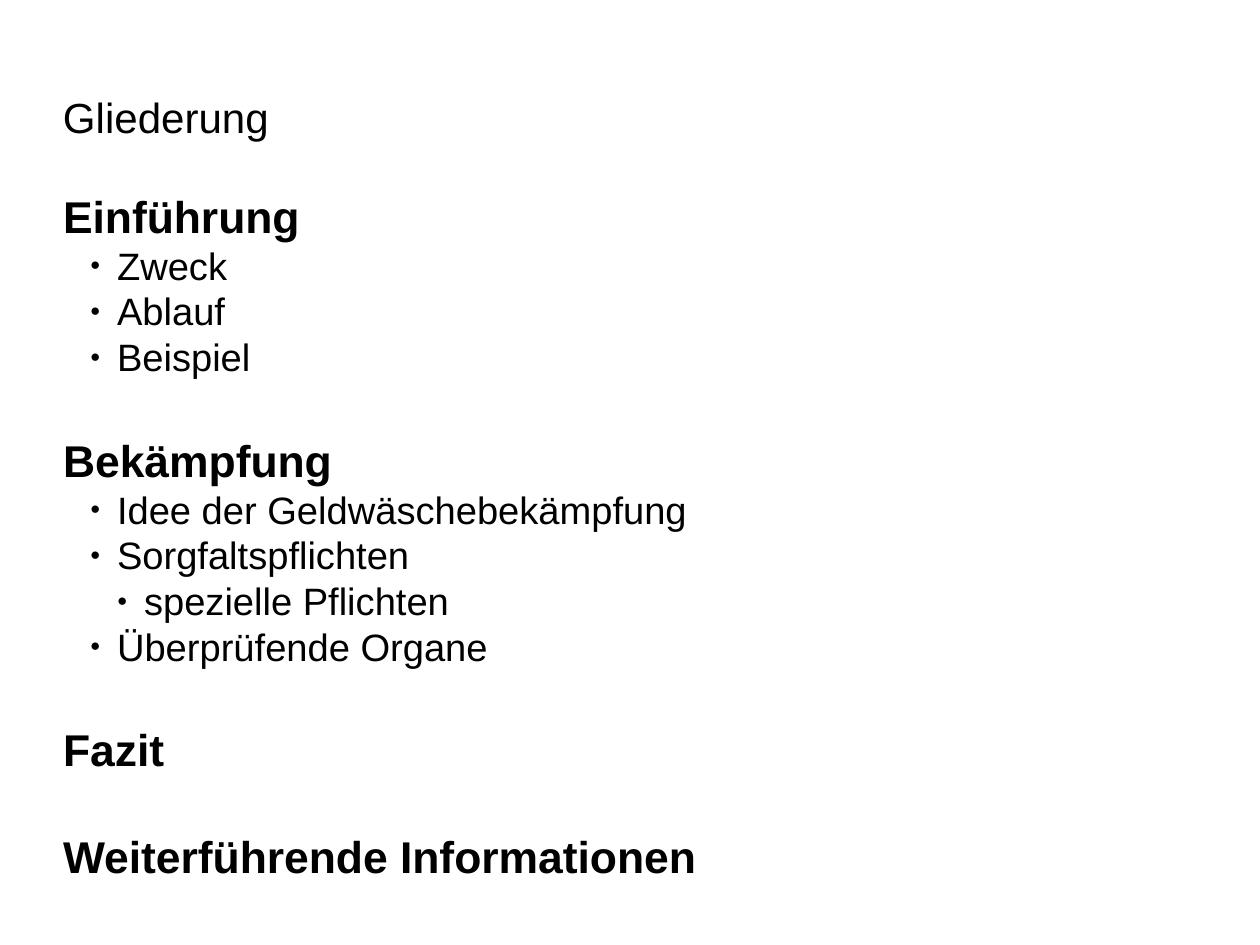
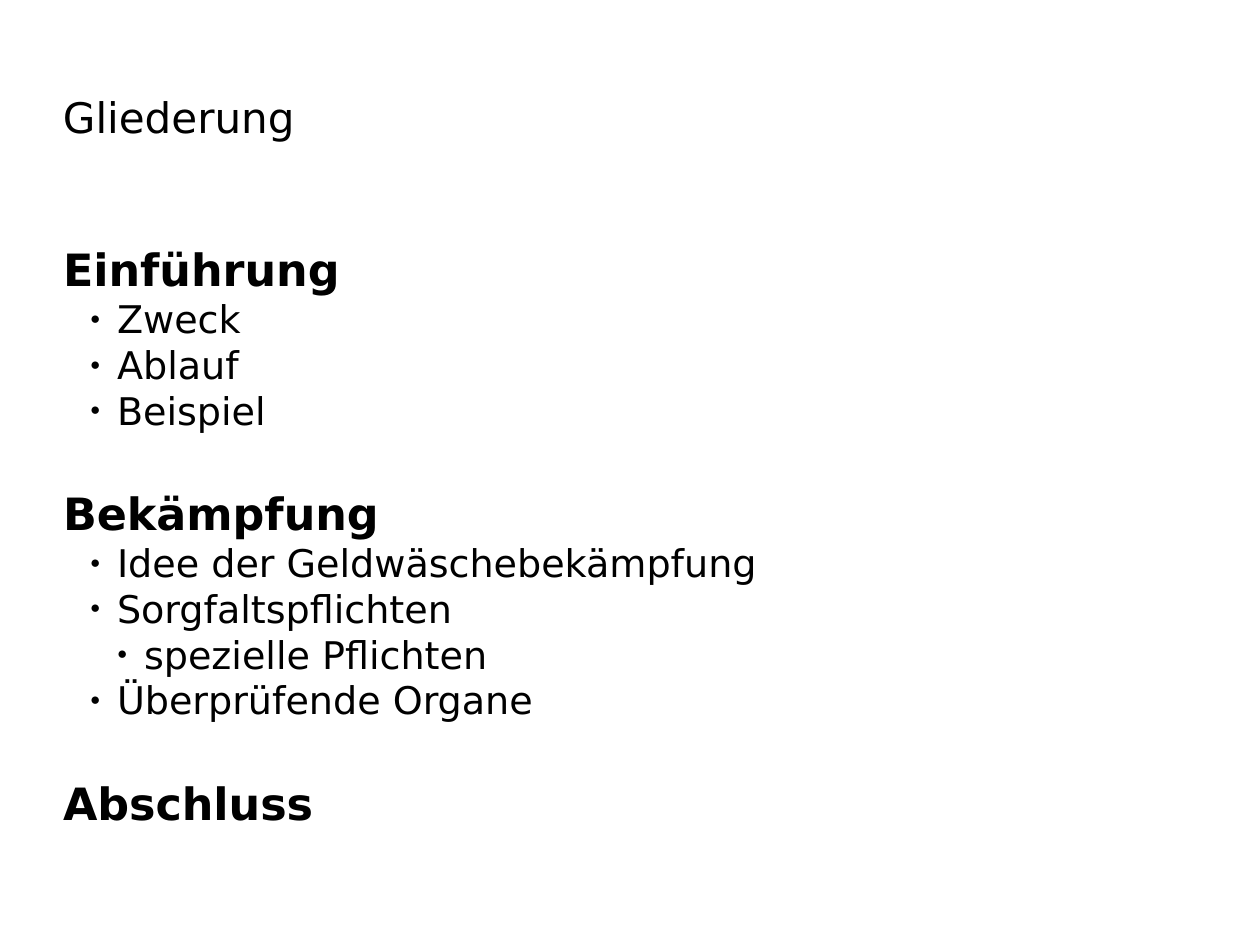
Before and after one commit to BlurryRoots/BW1, a slide deck: slide 1 of presentation/presentation.odp. Drawn at 1260x945 pixels with LibreOffice and Linux fonts; fonts in the diff are those of the drawing; background and template pictures are left out. Boxes give left, top, right and bottom in pixels: in the first picture for what was removed or moved away, otherwise in the second. Text is boxed around its words. In the diff, an @@ line names an element or a change of style, - is before the commit and + after.

Commit message:
changed: fixed font to be platform independent changed: fixed font size to fit all text on slides changed: some minor spelling issues and some points in my part of the presentation

```diff
--- a/presentation/presentation.odp
+++ b/presentation/presentation.odp
@@ title "Gliederung" at (63, 101, 295, 142): font Arial to DejaVu Sans @@
@@ subtitle at (63, 251, 757, 722): font Arial to DejaVu Sans @@
@@ subtitle "Einführung": place and size @@
-subtitle "Einführung" at (63, 200, 696, 874)
+subtitle "Einführung" at (63, 251, 757, 821)
@@ subtitle at (63, 786, 313, 821): text changed; font Arial to DejaVu Sans @@
-Fazit
-Weiterführende Informationen
+Abschluss
```
Also in this commit, not shown: 5 other slides changed, 1 slide added, 1 slide removed.
